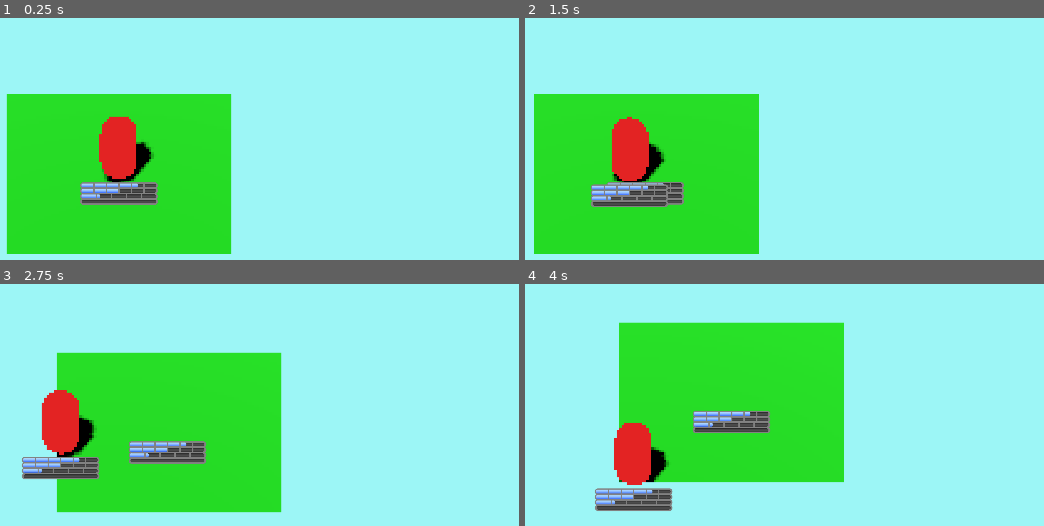
Above: before the commit, frames 1-4 (two rows, left to right).
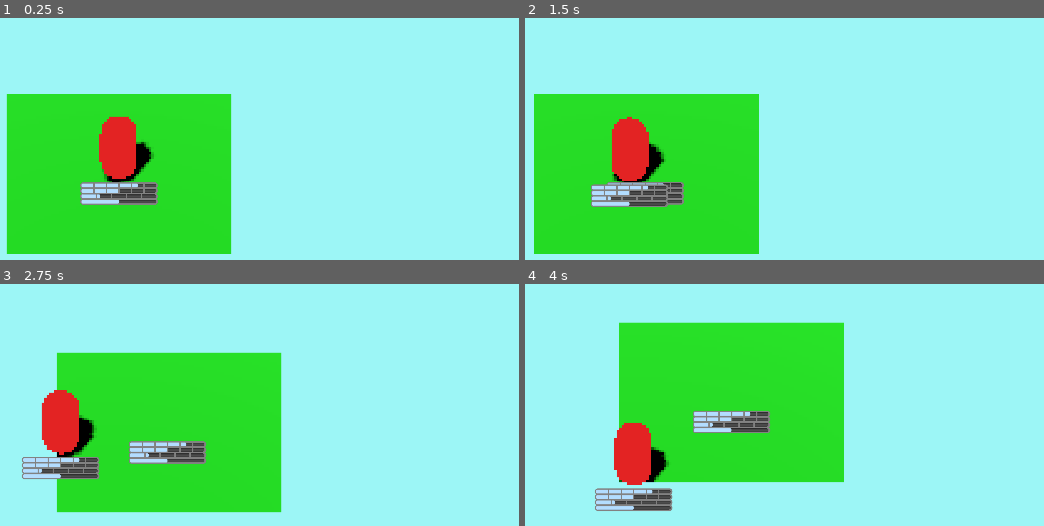
Above: after the commit, the same moments.

Repository: greatbrick0/ComboCombat
Game: Godot game, scene res://Scenes/MainScene.tscn
Same seed, same stepped clock (60 frames per second), same inputs: the game is played once before the commit and once after it.
Inputs (mouse positions are in pixels of both pictures, inside the frame that each line leads up to):
- Up to frame 1 (0.25 s): no input
- Up to frame 2 (1.5 s): tap Enter at 0.5 s; move the mouse to (820, 151) at 0.52 s; hold Right (ui_right) 0.53-1.28 s; tap W (MiddleTool) at 0.6, 1.35 s; tap Space at 1.25 s; move the mouse to (outside the picture) at 1.27 s; hold Down (ui_down) from 1.28 s (still down)
- Up to frame 3 (2.75 s): move the mouse to (197, 342) at 2.02 s; release Down (ui_down) at 2.03 s; hold Right (ui_right) from 2.03 s (still down); tap W (MiddleTool) at 2.1 s
- Up to frame 4 (4 s): move the mouse to (outside the picture) at 2.77 s; release Right (ui_right) at 2.78 s; hold Up (ui_up) 2.78-3.53 s; tap W (MiddleTool) at 2.85, 3.6 s; move the mouse to (883, 506) at 3.52 s; hold Left (ui_left) from 3.53 s (still down)

The runs differ from the first frame. In frame 1, 0.3% of the frame differs, in the area x 15-27%, y 69-77%; in frame 2, 0.3%; in frame 3, 0.6%; in frame 4, 0.7%, in the area x 13-44%, y 53-94%.

Commit message:
Adjusted Health Bar Shader

Diff:
--- a/Scenes/health_bar.tscn
+++ b/Scenes/health_bar.tscn
@@ -6,7 +6,6 @@
 [sub_resource type="Shader" id="Shader_cvbqc"]
 code = "shader_type canvas_item;
 uniform vec4 barColour : source_color;
-uniform vec4 barColourShade : source_color;
 uniform vec4 rimColour : source_color;
 uniform float flashing : hint_range(0.0, 1.0);
 
@@ -14,7 +13,7 @@
 	vec4 pixelColour = COLOR;
 	float value = (pixelColour.r + pixelColour.g + pixelColour.b) / 3.0;
 	if(value >= 0.9){
-		pixelColour.rgb = mix(barColour, barColourShade, pow(UV.y, 1.8)).rgb;
+		pixelColour.rgb = mix(barColour, barColour, pow(UV.y, 1.8)).rgb;
 		pixelColour.rgb = mix(pixelColour.rgb, vec3(1, UV.x * 1.2, pow(UV.x, 2)) + 0.2, flashing * pow(sin(TIME * 5.0), 2));
 	}
 	else if(value < 0.4){
@@ -30,14 +29,12 @@
 [sub_resource type="ShaderMaterial" id="ShaderMaterial_wurho"]
 shader = SubResource("Shader_cvbqc")
 shader_parameter/barColour = Color(0.703125, 0.867798, 1, 1)
-shader_parameter/barColourShade = Color(0.136719, 0.352539, 1, 1)
 shader_parameter/rimColour = Color(0.507813, 0.507813, 0.507813, 1)
 shader_parameter/flashing = 0.0
 
 [sub_resource type="Shader" id="Shader_s7203"]
 code = "shader_type canvas_item;
 uniform vec4 barColour : source_color;
-uniform vec4 barColourShade : source_color;
 uniform vec4 rimColour : source_color;
 uniform float flashing : hint_range(0.0, 1.0);
 
@@ -45,7 +42,7 @@
 	vec4 pixelColour = COLOR;
 	float value = (pixelColour.r + pixelColour.g + pixelColour.b) / 3.0;
 	if(value >= 0.9){
-		pixelColour.rgb = mix(barColour, barColourShade, pow(UV.y, 1.8)).rgb;
+		pixelColour.rgb = barColour.rgb;
 		pixelColour.rgb = mix(pixelColour.rgb, vec3(1, UV.x * 1.2, pow(UV.x, 2)) + 0.2, flashing * pow(sin(TIME * 5.0), 2));
 	}
 	else if(value < 0.4){
@@ -61,21 +58,18 @@
 [sub_resource type="ShaderMaterial" id="ShaderMaterial_ssit0"]
 shader = SubResource("Shader_s7203")
 shader_parameter/barColour = Color(0.703125, 0.867798, 1, 1)
-shader_parameter/barColourShade = Color(0.136719, 0.352539, 1, 1)
 shader_parameter/rimColour = Color(0.507813, 0.507813, 0.507813, 1)
 shader_parameter/flashing = 0.0
 
 [sub_resource type="ShaderMaterial" id="ShaderMaterial_y4560"]
 shader = SubResource("Shader_s7203")
 shader_parameter/barColour = Color(0.703125, 0.867798, 1, 1)
-shader_parameter/barColourShade = Color(0.136719, 0.352539, 1, 1)
 shader_parameter/rimColour = Color(0.507813, 0.507813, 0.507813, 1)
 shader_parameter/flashing = 0.0
 
 [sub_resource type="ShaderMaterial" id="ShaderMaterial_ehpfc"]
 shader = SubResource("Shader_s7203")
 shader_parameter/barColour = Color(0.703125, 0.867798, 1, 1)
-shader_parameter/barColourShade = Color(0.136719, 0.352539, 1, 1)
 shader_parameter/rimColour = Color(0.507813, 0.507813, 0.507813, 1)
 shader_parameter/flashing = 0.0
 
@@ -144,4 +138,5 @@
 grow_horizontal = 2
 mouse_filter = 2
 theme = ExtResource("1_8f6cw")
+value = 50.0
 show_percentage = false
